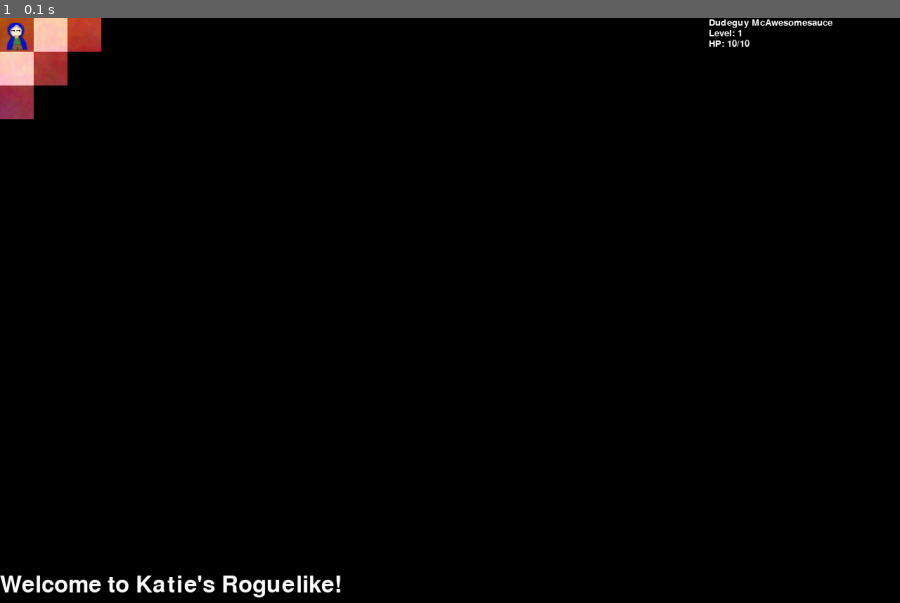
Above: before the commit, frame 1.
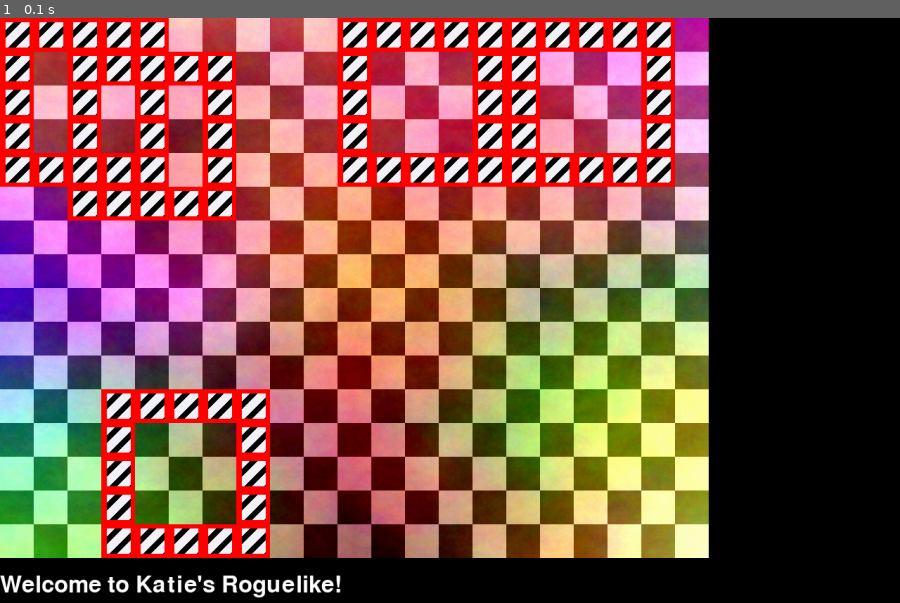
Above: after the commit, the same moment.

Repository: kcunning/Katie-s-Rougish-PyGame
Game: pygame game, started from main.py
Two runs of this game, one before a commit and one after it. Both use one fixed random seed, a clock stepped at 60 frames per second and the inputs below. The source is Python 2; it was converted automatically to run under Python 3.
Inputs:
- Up to frame 1 (0.1 s): no input

The runs differ from the first frame. In frame 1, 70% of the frame differs, in the area x 0-93%, y 0-93%.

Commit message:
I have random rooms!

Diff:
--- a/roguey/classes/constants.py
+++ b/roguey/classes/constants.py
@@ -6,7 +6,7 @@
 COLUMNS = 16
 ROWS = 21
 TREASURES = 10
-WALLS = 30
+MAX_ROOMS = 5
 MONSTERS = 12
 TILE_SIZE = 48
 DIRECTIONS = ['north', 'south', 'east', 'west']
--- a/roguey/classes/gamemap.py
+++ b/roguey/classes/gamemap.py
@@ -1,6 +1,7 @@
 # INTIALISATION
 import pygame, math, sys, random
 from pygame.locals import *
+from random import randint
 
 from constants import *
 from items import Treasure
@@ -20,6 +21,7 @@
         self.walls = self.get_blank_map()
         self.monsters = self.get_blank_map()
         self.player = (0,0)
+        self.rooms = self.get_blank_map()
         for i in range(TREASURES):
             while 1:
                 col = random.randint(0, COLUMNS-1)
@@ -27,13 +29,9 @@
                 if not self.treasure[row][col]:
                     self.treasure[row][col] = Treasure()
                     break
-        for i in range(WALLS):
-            while 1:
-                col = random.randint(0, COLUMNS-1)
-                row = random.randint(0, ROWS-1)
-                if not self.treasure[row][col] and not self.walls[row][col]:
-                    self.walls[row][col] = 1
-                    break
+
+        self.get_rooms()
+
         for i in range(MONSTERS):
             while 1:
                 col = random.randint(0, COLUMNS-1)
@@ -41,6 +39,50 @@
                 if not self.treasure[row][col] and not self.walls[row][col]:
                     self.monsters[row][col] = Derpy()
                     break
+
+    def get_rooms(self):
+        # Set initial room
+        room = self.check_room(coord=(0,0), height=5, length=5)
+        rooms = 1
+        while rooms < 5:
+            x = randint(0, COLUMNS-1)
+            y = randint(0, ROWS)
+            print (x, y)
+            room = self.check_room(coord=(x,y), height=5, length=5)
+            if room:
+                rooms += 1
+
+
+    def check_room(self, coord, height, length):
+        ''' Are all the spaces in a room free?
+        '''
+        print "Checking room"
+        for i in range(0, length):
+            for j in range(0, height):
+                print coord[0] + j, coord[1] + i
+                try:
+                    if self.rooms[coord[0]+j][coord[1]+i]:
+                        return False
+                except:
+                    print coord[0]+j, coord[1] + i, "out of bounds."
+                    return False
+        room = Room(start=coord)
+        self.create_room(room)
+        return room
+
+
+    def create_room(self, room):
+        print "Creating room"
+        # make top and bottom walls
+        for i in range(0, room.width):
+            self.walls[room.start[0]+i][room.start[1]] = 1
+            self.walls[room.start[0]+i][room.start[1]+room.height-1] = 1
+        # make side walls
+        for i in range(0, room.height):
+            self.walls[room.start[0]][room.start[1]+i] = 1
+            self.walls[room.start[0]+room.width-1][room.start[1]+i] = 1
+
+
 
     def get_blank_map(self):
         ''' Returns a map with all values set to 0
@@ -136,7 +178,7 @@
     def print_ascii_map(self):
         ''' Prints an ascii map to the console. For troubleshooting only.
         '''
-        for row in self.monsters:
+        for row in self.rooms:
             print row, row.__len__()
 
     def move_monsters(self):
@@ -162,3 +204,12 @@
                         self.monsters[row][col] = 0
                 except:
                     pass # Monsters can run into walls, edges, chests, etc. It consumes their turn.
+
+class Room(object):
+
+    def __init__(self, height=5, width=5, start=(0,0)):
+        self.title = "Generic room"
+        self.start = start
+        self.width = width
+        self.height = height
+        self.end = (self.start[0]+self.width, self.start[1]+self.width)
--- a/roguey/classes/gamescreen.py
+++ b/roguey/classes/gamescreen.py
@@ -111,12 +111,12 @@
         ''' Draws the layers of the game screen
         '''
         self.draw_background()
-        self.draw_treasure(map.treasure)
+        #self.draw_treasure(map.treasure)
         self.draw_walls(map.walls)
-        self.draw_monsters(map)
-        self.draw_darkness(map)
-        self.draw_stats(player_stats=player_stats)
-        self.draw_player(coord=map.player)
+        #self.draw_monsters(map)
+        #self.draw_darkness(map)
+        #self.draw_stats(player_stats=player_stats)
+        #self.draw_player(coord=map.player)
         pygame.display.flip()
 
     def animate_move(self, hor, vert, blit):
Binary file changed: roguey/images/wall.png
